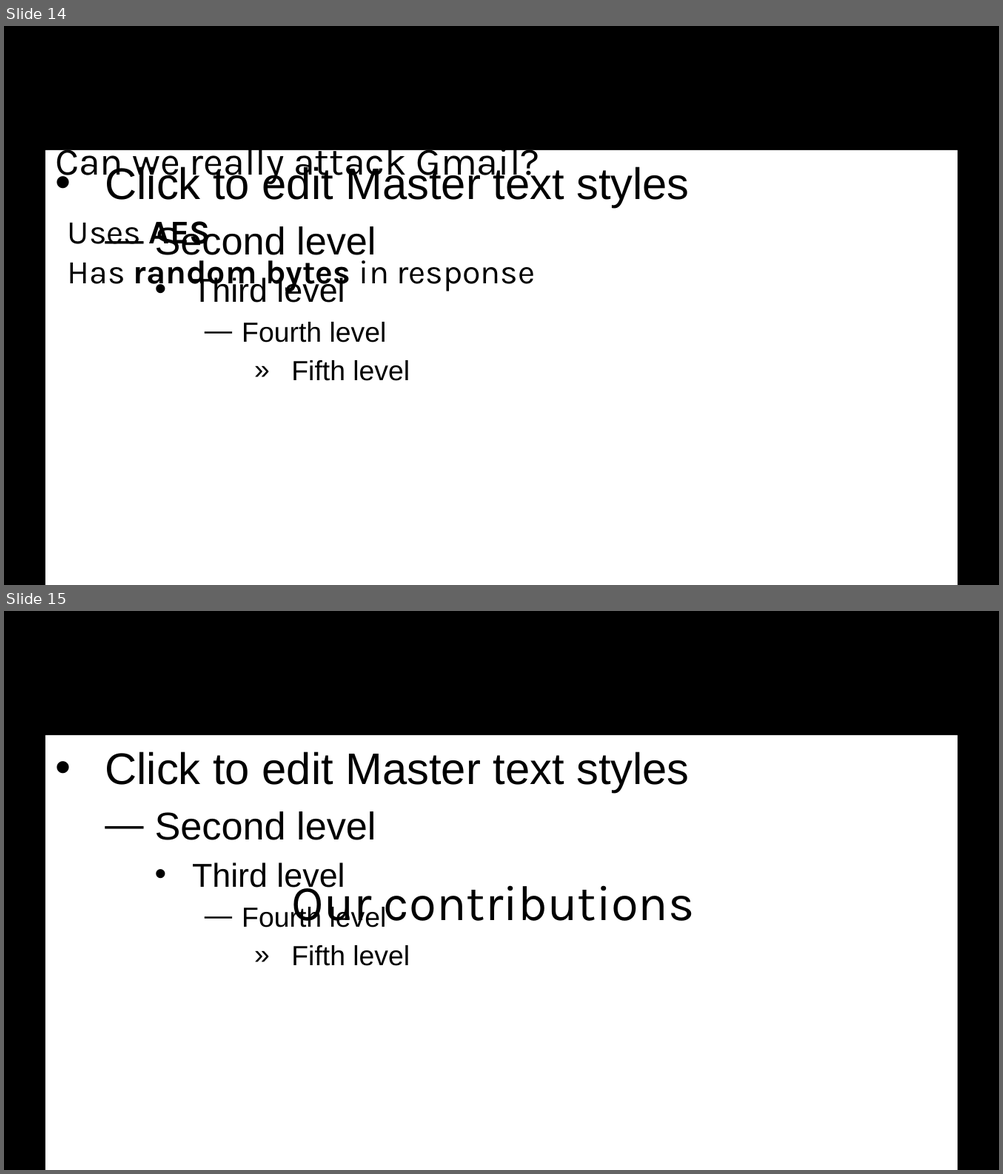
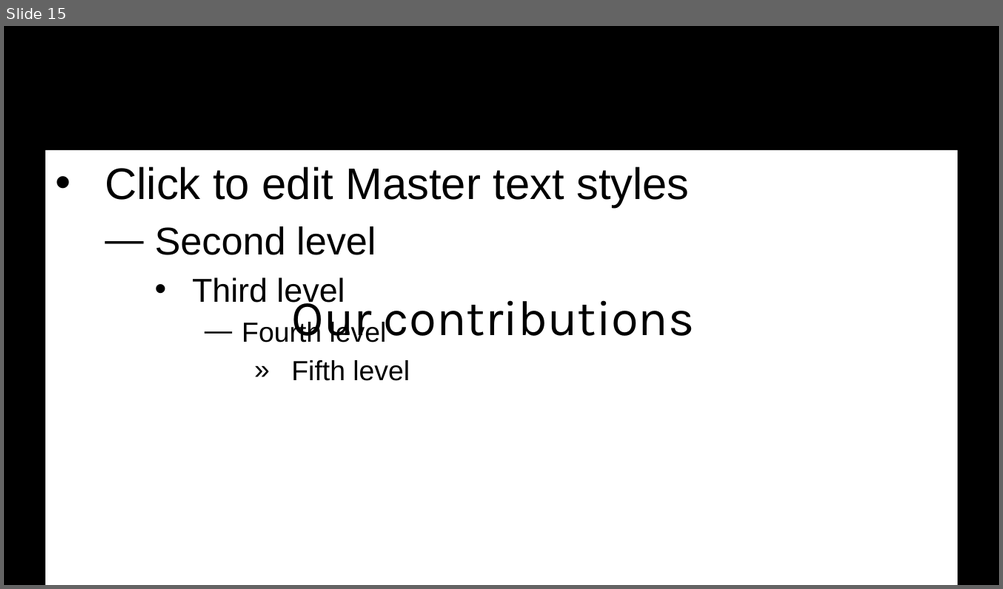
Before and after one commit to decrypto-org/rupture, a slide deck: etc/Black Hat Asia 2016/asia-16-Practical-New-Developments-In-The-BREACH-Attack.pptx. Shown one above the other, each under a label of ours: slides 14 and 15 before the commit, slide 15 after it. The pictures are 1003x1174 and 1003x589 pixels, drawn with LibreOffice and Linux fonts; fonts in the diff are those of the drawing; background and template pictures are left out. Boxes give left, top, right and bottom in pixels: in the first picture for what was removed or moved away, otherwise in the second. Text is boxed around its words. In the diff, an @@ line names an element or a change of style, - is before the commit and + after.

```diff
--- a/etc/Black Hat Asia 2016/asia-16-Practical-New-Developments-In-The-BREACH-Attack.pptx
+++ b/etc/Black Hat Asia 2016/asia-16-Practical-New-Developments-In-The-BREACH-Attack.pptx
@@ slide 14 removed at (4, 26, 999, 585), background picture (left out); not listed: 1 template element that a slide beside it also shows @@
@@ text removed at (55, 140, 540, 184) @@
-Can we really attack Gmail?
@@ text removed at (68, 221, 535, 292) @@
-• Uses AES
-• Has random bytes in response
```
Also in this commit, not shown: 9 slides changed, 11 slides added, 1 other file.
